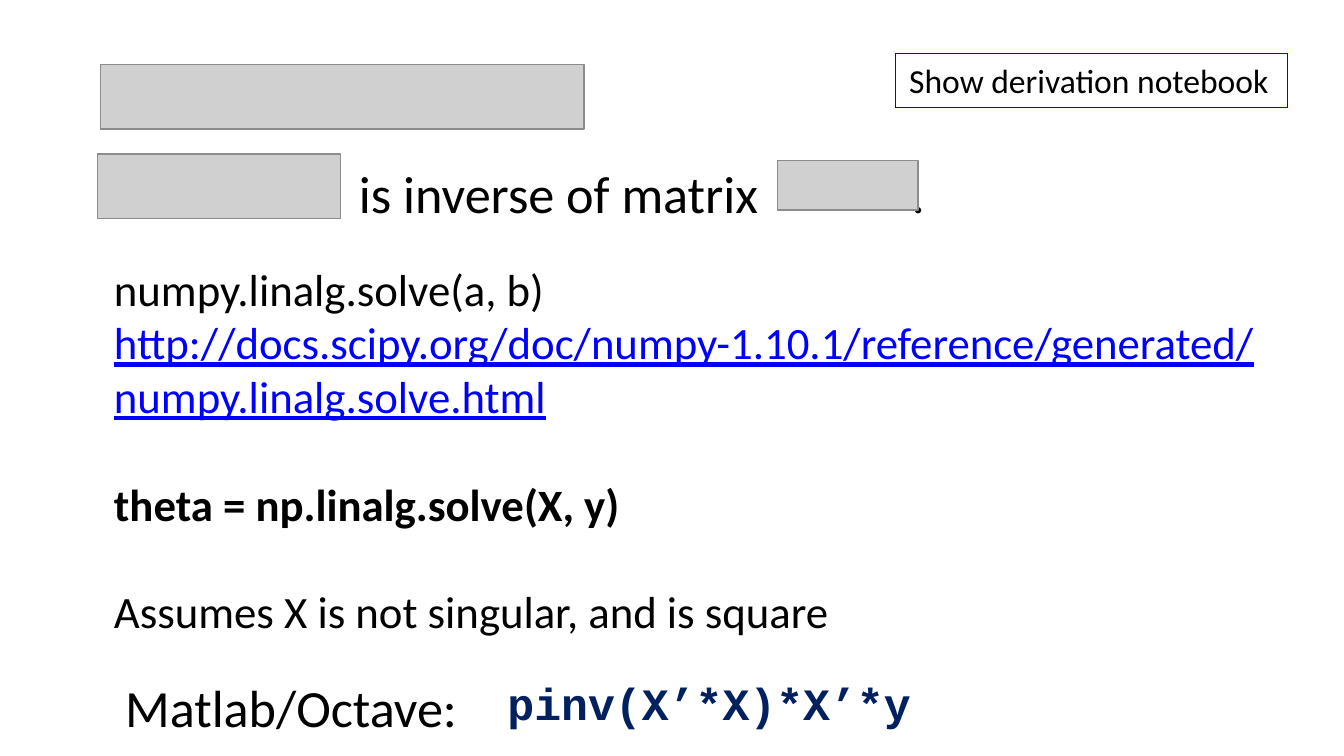
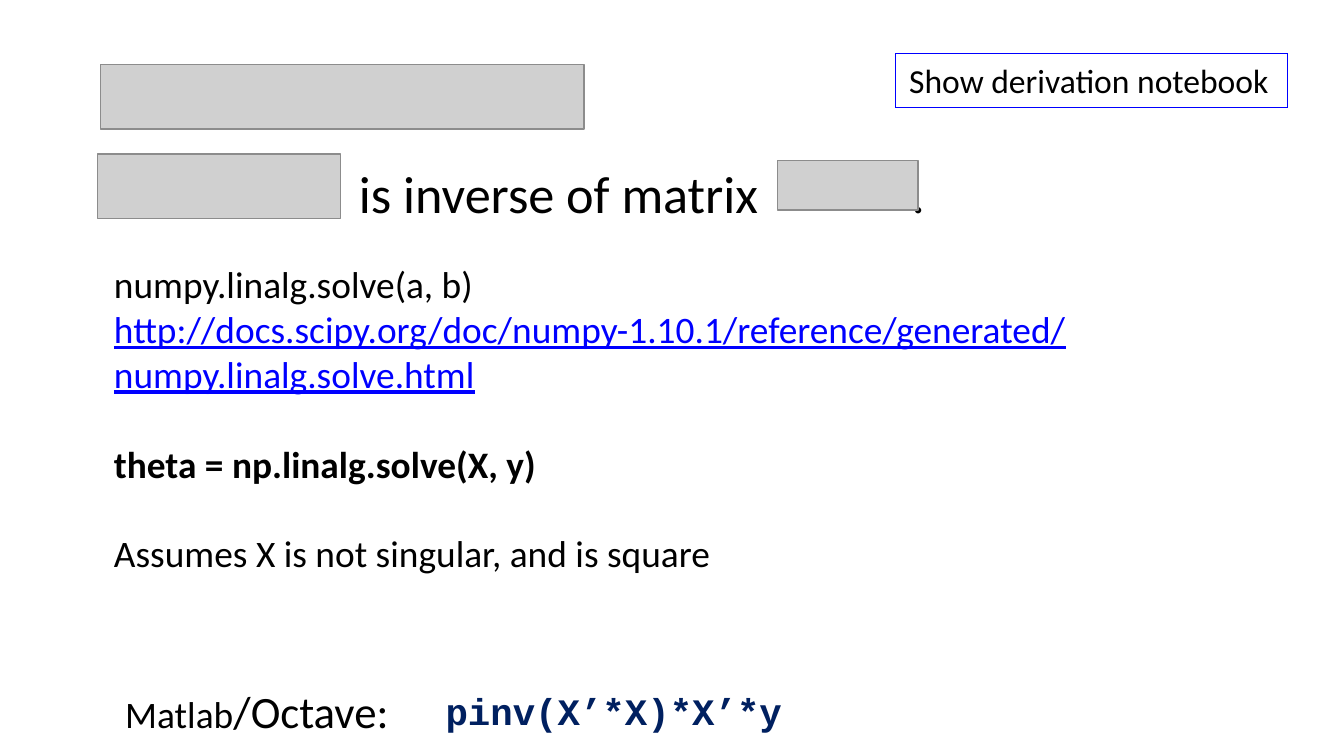
Before and after one commit to jayurbain/DataScienceIntro, a slide deck: slide 43 of slides/08_linear_regression.pptx (slide 42 before the commit). Drawn at 1344x756 pixels with LibreOffice and Linux fonts; fonts in the diff are those of the drawing; grey boxes stand for pictures. Boxes give left, top, right and bottom in pixels: in the first picture for what was removed or moved away, otherwise in the second. Text is boxed around its words. In the diff, an @@ line names an element or a change of style, - is before the commit and + after.

```diff
--- a/slides/08_linear_regression.pptx
+++ b/slides/08_linear_regression.pptx
@@ text "numpy.linalg.solve(a, b)" at box(114, 271, 1065, 574): size 24 to 20 pt @@
@@ text "Matlab/Octave:" at box(125, 697, 388, 730): size 28 to 20 pt, size 28 to 24 pt in "Matlab/Octave:" @@
@@ text "pinv(X’*X)*X’*y" at box(446, 698, 782, 733): size 24 to 20 pt @@
@@ text "pinv(X’*X)*X’*y": place and size @@
-text "pinv(X’*X)*X’*y" at box(507, 688, 910, 730)
+text "pinv(X’*X)*X’*y" at box(446, 698, 782, 733)
```
Also in this commit, not shown: 3 other slides changed, 2 slides added, 6 other files.
